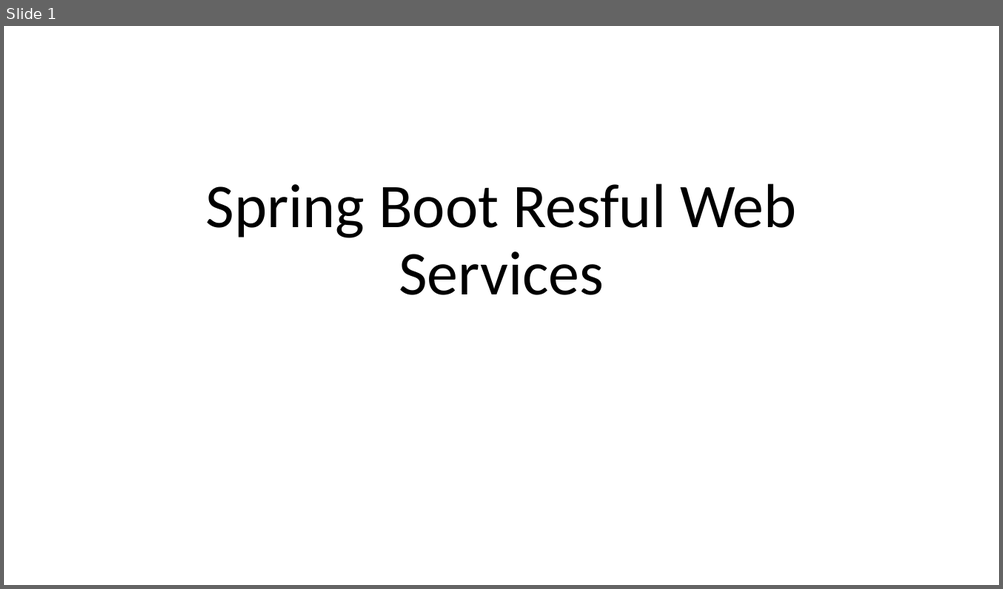
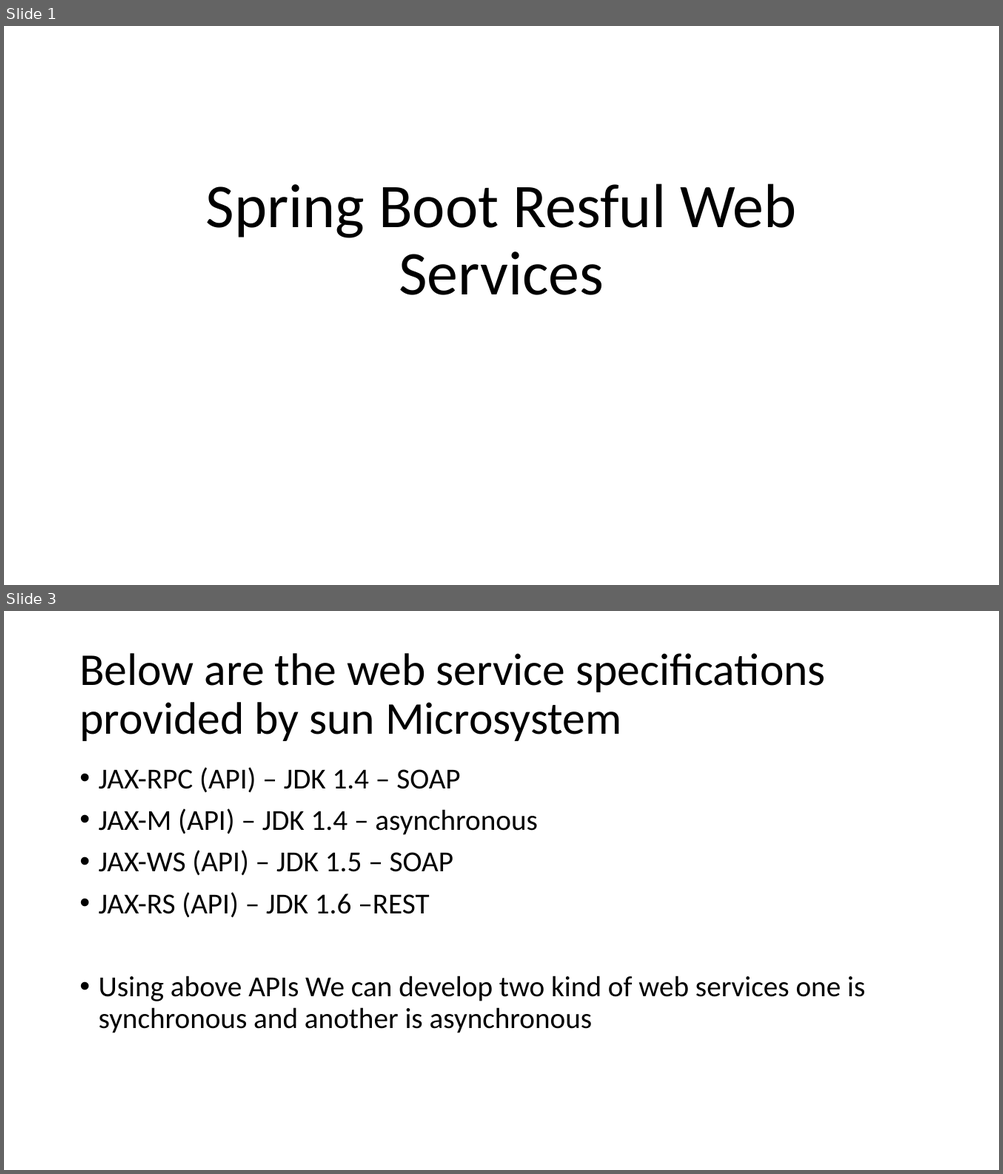
Before and after one commit to thinkervipulsrivastava/Life, a slide deck: Spring Boot Resful Web Services.pptx. Shown one above the other, each under a label of ours: slide 1 before the commit, slides 1 and 3 after it; the slides between them are not shown. The pictures are 1003x589 and 1003x1174 pixels, drawn with LibreOffice and Linux fonts; fonts in the diff are those of the drawing. Boxes give left, top, right and bottom in pixels: in the first picture for what was removed or moved away, otherwise in the second. Text is boxed around its words. In the diff, an @@ line names an element or a change of style, - is before the commit and + after.

```diff
--- a/Spring Boot Resful Web Services.pptx
+++ b/Spring Boot Resful Web Services.pptx
@@ slide 3 added at (x1=4, y1=611, x2=999, y2=1170), background #FFFFFF @@
@@ title added at (x1=79, y1=653, x2=825, y2=741), 44 pt, text #000000 @@
+Below are the web service specifications provided by sun Microsystem
@@ text added at (x1=99, y1=767, x2=865, y2=1034), 28 pt, text #000000 @@
+• JAX-RPC (API) – JDK 1.4 – SOAP
+• JAX-M (API) – JDK 1.4 – asynchronous
+• JAX-WS (API) – JDK 1.5 – SOAP
+• JAX-RS (API) – JDK 1.6 –REST
+• Using above APIs We can develop two kind of web services one is synchronous and another is asynchronous
```
Also in this commit, not shown: 2 other slides added, 20 other files.
